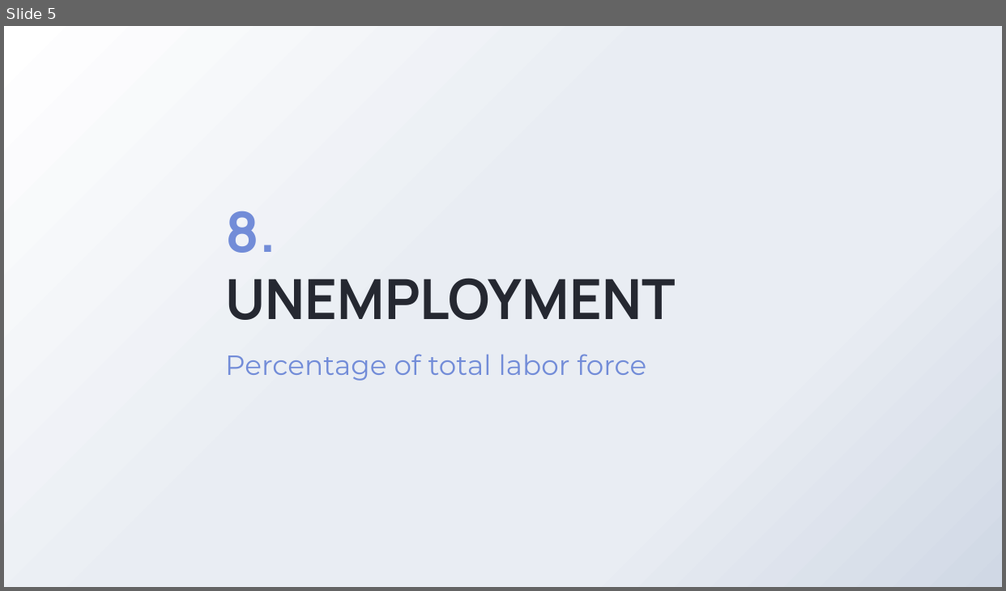
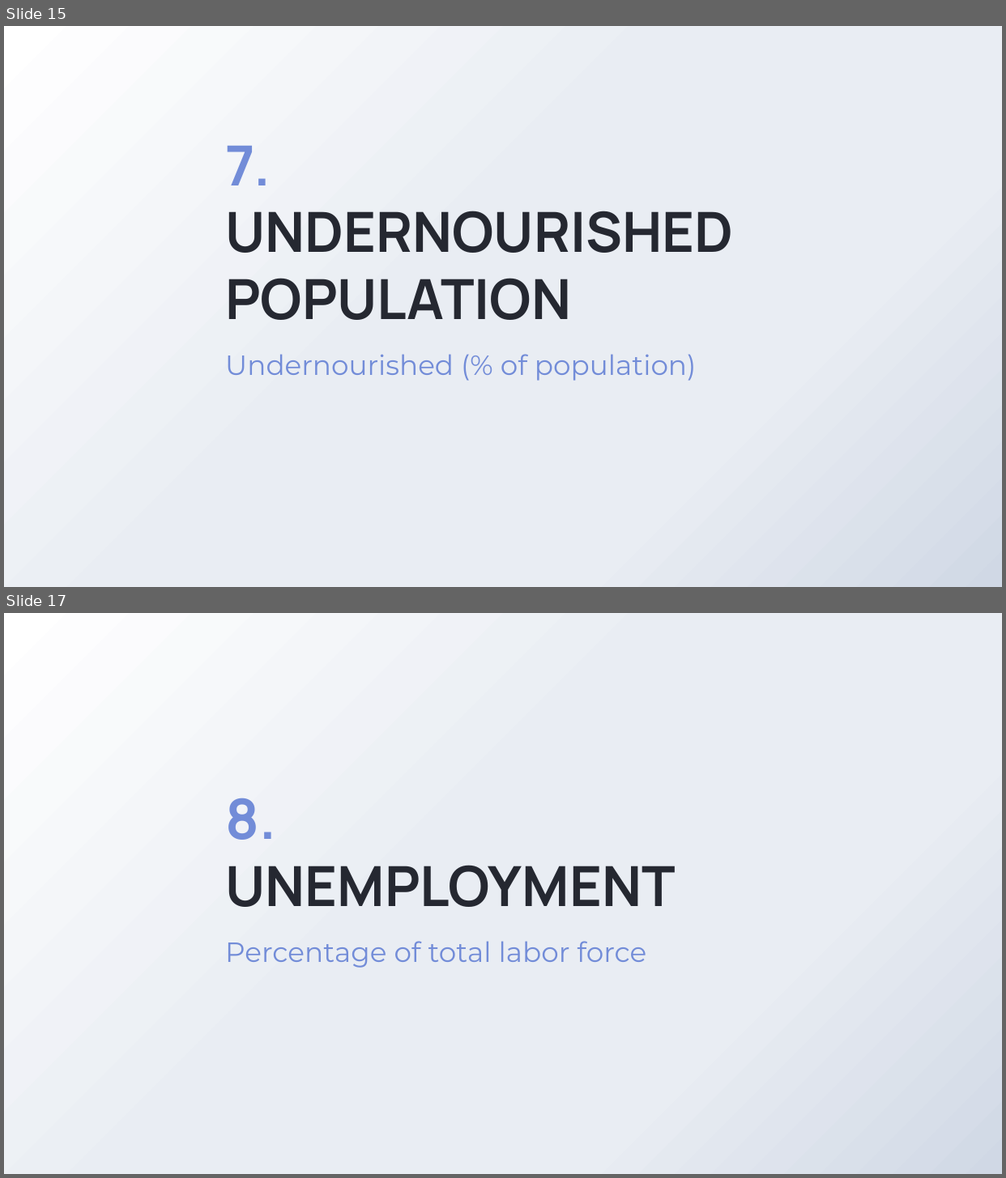
Before and after one commit to pwolanski7/LifeExpectancyProject, a slide deck: Presentation_Draft.pptx. Shown one above the other, each under a label of ours: slide 5 before the commit, slides 15 and 17 after it; the slides between them are not shown. The pictures are 1006x591 and 1006x1178 pixels, drawn with LibreOffice and Linux fonts; fonts in the diff are those of the drawing; background and template pictures are left out. Boxes give left, top, right and bottom in pixels: in the first picture for what was removed or moved away, otherwise in the second. Text is boxed around its words. In the diff, an @@ line names an element or a change of style, - is before the commit and + after.

```diff
--- a/Presentation_Draft.pptx
+++ b/Presentation_Draft.pptx
@@ slide 15 added at [4, 26, 1002, 587], background gradient #FFFFFF to #E9EDF3 to #D0D8E5 @@
@@ title added at [225, 146, 733, 320], 40 pt, text #252831, bold @@
+7.
+UNDERNOURISHED POPULATION
@@ subtitle added at [225, 354, 697, 381], 20 pt, text #728CD8 @@
+Undernourished (% of population)
@@ what was slide 5 is now slide 17 @@
```
Also in this commit, not shown: 3 slides changed, 11 other slides added, 1 other file.
